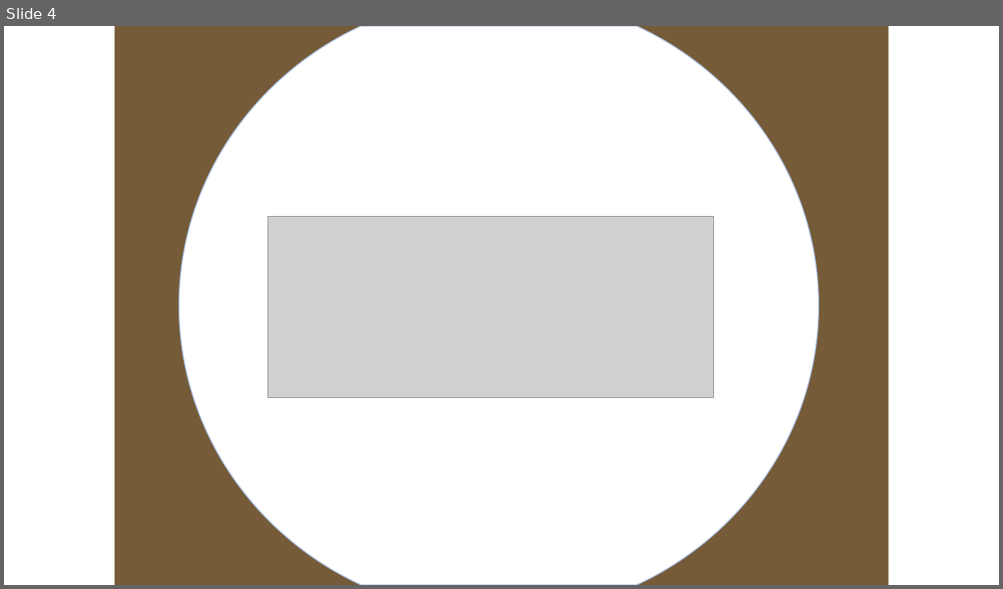
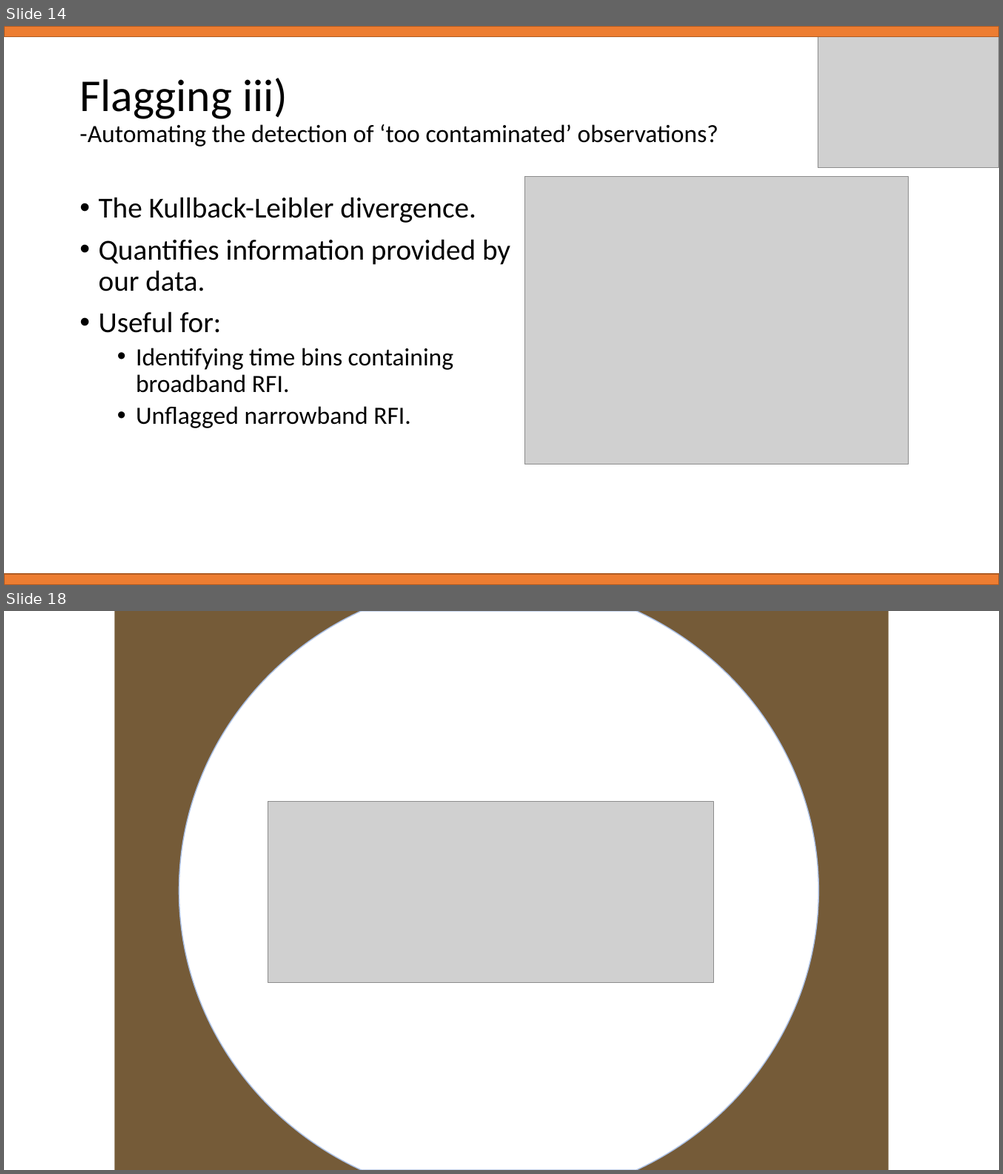
Before and after one commit to samleeney/Talks, a slide deck: RFI Management in the REACH Pipeline - REACH Conference 04-22.pptx. Shown one above the other, each under a label of ours: slide 4 before the commit, slides 14 and 18 after it; the slides between them are not shown. The pictures are 1003x589 and 1003x1174 pixels, drawn with LibreOffice and Linux fonts; fonts in the diff are those of the drawing; grey boxes stand for pictures; background and template pictures are left out. Boxes give left, top, right and bottom in pixels: in the first picture for what was removed or moved away, otherwise in the second. Text is boxed around its words. In the diff, an @@ line names an element or a change of style, - is before the commit and + after.

```diff
--- a/RFI Management in the REACH Pipeline - REACH Conference 04-22.pptx
+++ b/RFI Management in the REACH Pipeline - REACH Conference 04-22.pptx
@@ slide 14 added at [4,26,999,585], background #FFFFFF @@
@@ rectangle added at [4,26,999,37], fill #ED7D31, outline #AF5C24 1 pt @@
@@ picture added at [818,26,999,168] @@
@@ title added at [79,78,718,147], 24 pt, text #000000 @@
+Flagging iii)
+-Automating the detection of ‘too contaminated’ observations?
@@ picture added at [525,177,908,464] @@
@@ text added at [99,197,510,429], 28 pt, text #000000 @@
+• The Kullback-Leibler divergence.
+• Quantifies information provided by our data.
+• Useful for:
+  • Identifying time bins containing broadband RFI.
+  • Unflagged narrowband RFI.
@@ rectangle added at [4,574,999,585], fill #ED7D31, outline #AF5C24 1 pt @@
@@ what was slide 4 is now slide 18 @@
```
Also in this commit, not shown: 2 slides changed, 13 other slides added.
